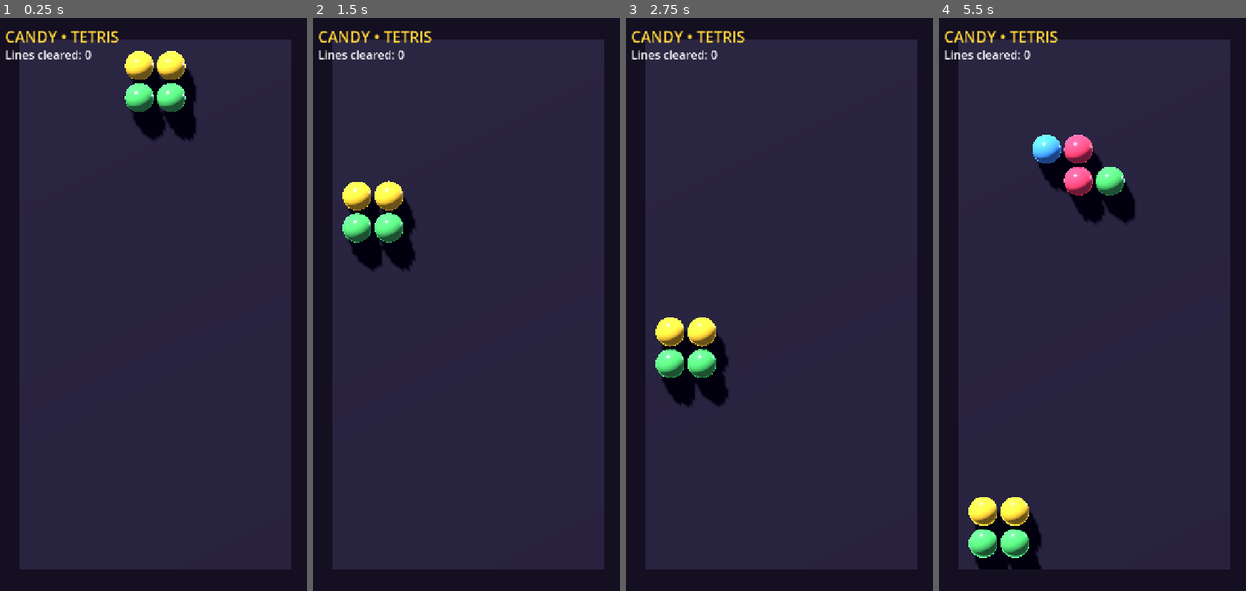
Above: before the commit, frames 1-4 (left to right).
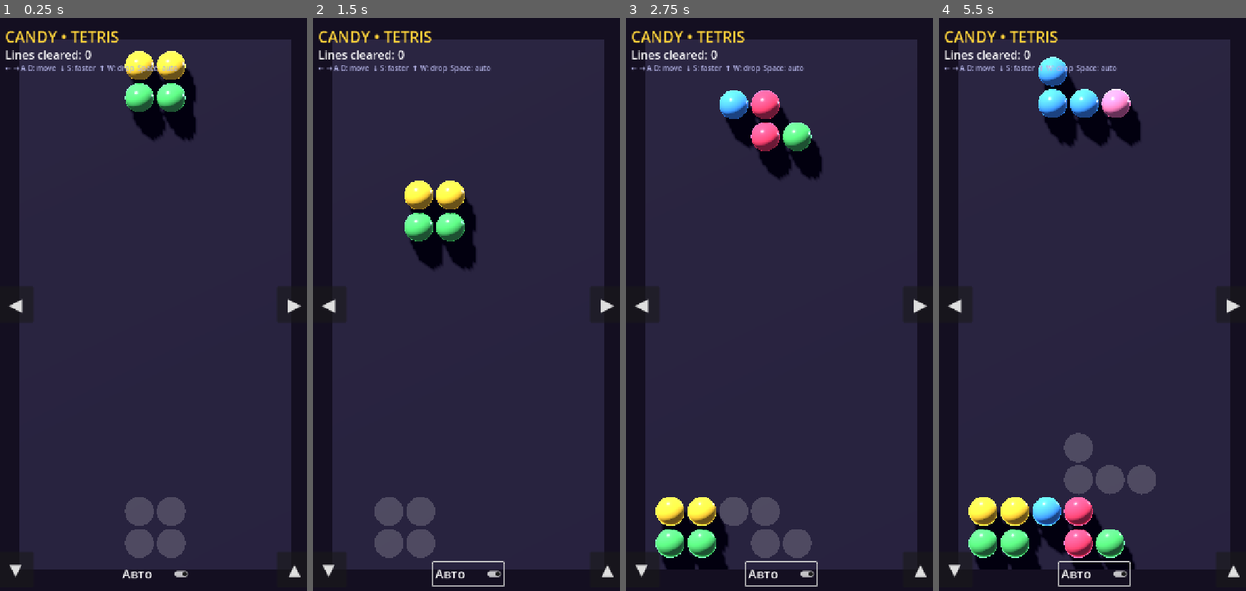
Above: after the commit, the same moments.

Repository: Jhon-Crow/candy-crush-tetris-godot-game
Game: Godot game, scene res://scenes/Main.tscn
Same seed, same stepped clock (60 frames per second), same inputs: the game is played once before the commit and once after it.
Inputs (mouse positions are in pixels of both pictures, inside the frame that each line leads up to):
- Up to frame 1 (0.25 s): no input
- Up to frame 2 (1.5 s): click (469, 573) at 0.5 s, where only the run after the commit has a clickable "Авто"; tap Enter (ui_accept) at 1.25 s; hold Right (ui_right) from 1.28 s (still down); hold Enter (ui_accept) from 1.28 s (still down)
- Up to frame 3 (2.75 s): release Right (ui_right) at 2.03 s; release Enter (ui_accept) at 2.03 s; hold Down (ui_down) from 2.03 s (still down); tap Enter (ui_accept) at 2.1, 2.27, 2.57 s
- Up to frame 4 (5.5 s): release Down (ui_down) at 2.78 s; hold Right (ui_right) 2.78-3.53 s; hold Enter (ui_accept) 2.78-3.53 s; hold Up (ui_up) 3.53-4.28 s; tap Enter (ui_accept) at 3.6, 3.77, 4.07, 5.1, 5.27 s; hold Enter (ui_accept) 4.28-5.03 s; hold Left (ui_left) from 4.28 s (still down)

The runs differ from the first frame. In frame 1, 2.2% of the frame differs, in the area x 1-99%, y 8-98%; in frame 2, 7.8%; in frame 3, 11%; in frame 4, 11%, in the area x 1-99%, y 6-100%.

Commit message:
feat: add manual/auto control toggle, mobile buttons, ghost piece, and improved AI
Implements Jhon-Crow/candy-crush-tetris-godot-game#7:

Manual keyboard controls:
- Arrow keys and WASD move the active piece left/right in manual mode
- Down/S: soft drop (6x faster fall while held)
- Up/W: hard drop (instant landing)
- Space/Enter: toggle between auto and manual mode

On-screen UI:
- 'Авто' CheckButton anchored to bottom-centre of viewport; click/tap
  toggles auto/manual and stays in sync with keyboard shortcut
- Mobile arrow buttons (◀ ▶ ▼ ▲) beside the game field for touch play

Ghost piece:
- Translucent sphere previews show where the active piece will land

Improved auto-player AI:
- Added contact-area scoring term (W_CONTACT = 0.20): pieces now prefer
  placements that slot snugly into concavities in the stack, as requested
  (идеально попадала в пазы)

Tests (tests/test_game_logic.gd):
- Extended with manual-move, hard-drop, toggle, and contact-area tests

Docs:
- docs/case-studies/issue-7/: issue analysis, research notes, case study
- README.md: updated controls table, features list, case study links

Diff:
--- a/scripts/Game.gd
+++ b/scripts/Game.gd
@@ -1,23 +1,29 @@
 extends Node3D
-## Candy Crush + Tetris — primitive auto-falling implementation.
+## Candy Crush + Tetris — manual and automatic control.
 ##
 ## Tetromino pieces made of multicoloured candy balls fall automatically down a
 ## grid. The game is played on a flat playfield, but everything is rendered in a
-## true 3D scene (real sphere meshes, lighting and shadows) so the visuals can be
-## elaborated on later.
+## true 3D scene (real sphere meshes, lighting and shadows).
 ##
-## There is no human input yet. When [member auto_play] is enabled (the default)
-## a lightweight heuristic steers each piece toward the column that keeps the
-## stack flat and clears rows — this is the "automatic control of the falling
-## figures" requested in the issue. With it disabled, pieces simply drop down
-## the centre. Either way, full rows are cleared and the board resets when it
-## overflows.
+## Controls (keyboard):
+##   ← / A            — move piece left  (manual mode)
+##   → / D            — move piece right (manual mode)
+##   ↓ / S            — soft drop (speed up falling)
+##   ↑ / W            — hard drop (instantly land piece)
+##   Space / Enter    — toggle automatic / manual mode
+##
+## Controls (on-screen, also usable on mobile):
+##   ◀ button         — move piece left
+##   ▶ button         — move piece right
+##   ▼ button         — soft drop
+##   "Авто" button    — toggle auto/manual mode
 
 # --- Board configuration -----------------------------------------------------
 const GRID_W := 8        # columns
 const GRID_H := 16       # rows (row 0 = bottom)
 const CELL := 1.0        # world units per cell
-const FALL_INTERVAL := 0.30  # seconds between downward steps
+const FALL_INTERVAL := 0.30  # seconds between downward steps (normal)
+const SOFT_DROP_INTERVAL := 0.06  # seconds between steps during soft drop
 
 ## When true, pieces are automatically steered toward a good landing column.
 @export var auto_play := true
@@ -53,6 +59,8 @@
 const W_LINES := 0.76
 const W_HOLES := -0.36
 const W_BUMPY := -0.18
+# Extra weight for contact area (pieces should slot neatly into gaps).
+const W_CONTACT := 0.20
 
 # --- Runtime state -----------------------------------------------------------
 var _settled: Array = []          # _settled[row][col] -> MeshInstance3D or null
@@ -65,6 +73,17 @@
 var _lines := 0
 var _ball_mesh: SphereMesh
 var _lines_label: Label
+var _auto_button: CheckButton     # bottom-centre toggle button
+var _soft_drop := false           # true while the down-key / ▼ button is held
+# Mobile on-screen button pressed flags (set/cleared by button signals).
+var _btn_left_held := false
+var _btn_right_held := false
+# One-shot manual horizontal move queued by button press this tick.
+var _manual_dx := 0
+# Prevent Space/Enter from toggling auto_play multiple times in one held press.
+var _toggle_pressed := false
+# Ghost piece nodes (preview of where the piece will land).
+var _ghost_nodes: Array = []
 
 
 func _ready() -> void:
@@ -84,19 +103,49 @@
 
 
 func _process(delta: float) -> void:
+	# --- Read held-key soft-drop state ---------------------------------------
+	_soft_drop = Input.is_action_pressed("ui_down")
+
+	var interval := SOFT_DROP_INTERVAL if _soft_drop else FALL_INTERVAL
 	_fall_timer += delta
-	if _fall_timer >= FALL_INTERVAL:
-		_fall_timer -= FALL_INTERVAL
+	if _fall_timer >= interval:
+		_fall_timer -= interval
 		_step()
+
 	# Smoothly glide active balls toward their logical grid position.
 	var speed := CELL / FALL_INTERVAL * 1.6
 	for i in _piece_nodes.size():
 		var node: MeshInstance3D = _piece_nodes[i]
 		node.position = node.position.move_toward(_cell_to_world(_piece_cells[i]), speed * delta)
 
+	# Keep ghost piece in sync.
+	_update_ghost()
+
+
+func _unhandled_input(event: InputEvent) -> void:
+	# --- Space / Enter: toggle auto-play mode --------------------------------
+	if event.is_action_pressed("ui_accept"):
+		_toggle_auto_play()
+
+	# --- Hard drop (↑ / W) ---------------------------------------------------
+	if event.is_action_pressed("ui_up") and not auto_play:
+		_hard_drop()
+
+	# --- One-shot left/right move on key-down (manual mode) ------------------
+	if not auto_play:
+		if event.is_action_pressed("ui_left"):
+			_try_move(-1)
+		if event.is_action_pressed("ui_right"):
+			_try_move(1)
+
 
 # --- Game loop ---------------------------------------------------------------
 func _step() -> void:
+	# In manual mode apply any pending one-shot dx from mobile buttons.
+	if not auto_play and _manual_dx != 0:
+		_try_move(_manual_dx)
+		_manual_dx = 0
+
 	var dx := 0
 	if auto_play and _piece_base.x != _target_x:
 		dx = signi(_target_x - _piece_base.x)
@@ -116,6 +165,32 @@
 		_spawn_piece()
 
 
+## Immediately drop the active piece to its lowest valid position and lock it.
+func _hard_drop() -> void:
+	while _placement_valid(_piece_base + Vector2i(0, -1)):
+		_set_base(_piece_base + Vector2i(0, -1))
+	_lock_piece()
+	_clear_full_rows()
+	_spawn_piece()
+
+
+## Attempt to shift the active piece by [param dx] columns (-1 = left, 1 = right).
+func _try_move(dx: int) -> void:
+	var candidate := _piece_base + Vector2i(dx, 0)
+	if _placement_valid(candidate):
+		_set_base(candidate)
+
+
+## Toggle between manual and automatic play, updating the UI button.
+func _toggle_auto_play() -> void:
+	auto_play = not auto_play
+	if auto_play:
+		_target_x = _best_target_column()
+	if _auto_button != null:
+		_auto_button.button_pressed = auto_play
+	_update_ghost()
+
+
 func _spawn_piece() -> void:
 	var shape: Array = SHAPES[randi() % SHAPES.size()]
 	var max_x := 0
@@ -136,6 +211,9 @@
 		ball.position = _cell_to_world(_piece_base + o + Vector2i(0, 1))
 		_piece_nodes.append(ball)
 	_refresh_cells()
+
+	# Spawn ghost nodes for the new piece.
+	_spawn_ghost()
 
 	# If the spawn space is occupied, the board has overflowed. Clear the
 	# settled balls and keep this fresh piece (which now fits on the empty
@@ -153,6 +231,7 @@
 			_settled[cell.y][cell.x] = node
 	_piece_nodes = []
 	_piece_cells = []
+	_clear_ghost()
 
 
 func _clear_full_rows() -> void:
@@ -195,6 +274,49 @@
 	_update_hud()
 
 
+# --- Ghost piece -------------------------------------------------------------
+
+## Spawn semi-transparent ghost nodes that preview the landing position.
+func _spawn_ghost() -> void:
+	_clear_ghost()
+	for _o in _piece_offsets:
+		var mi := MeshInstance3D.new()
+		mi.mesh = _ball_mesh
+		var mat := StandardMaterial3D.new()
+		mat.albedo_color = Color(1, 1, 1, 0.18)
+		mat.transparency = BaseMaterial3D.TRANSPARENCY_ALPHA
+		mat.shading_mode = BaseMaterial3D.SHADING_MODE_UNSHADED
+		mi.material_override = mat
+		add_child(mi)
+		_ghost_nodes.append(mi)
+
+
+func _clear_ghost() -> void:
+	for gn in _ghost_nodes:
+		if is_instance_valid(gn):
+			gn.queue_free()
+	_ghost_nodes = []
+
+
+## Reposition ghost nodes to show where the active piece will land.
+func _update_ghost() -> void:
+	if _ghost_nodes.size() != _piece_offsets.size():
+		return
+	# Find the ghost base: drop until the placement is no longer valid.
+	var ghost_base := _piece_base
+	while _placement_valid(ghost_base + Vector2i(0, -1)):
+		ghost_base += Vector2i(0, -1)
+	# Only show the ghost if it is below the current piece position.
+	var show_ghost := (ghost_base.y < _piece_base.y)
+	for i in _ghost_nodes.size():
+		var gn: MeshInstance3D = _ghost_nodes[i]
+		if show_ghost:
+			gn.visible = true
+			gn.position = _cell_to_world(ghost_base + _piece_offsets[i])
+		else:
+			gn.visible = false
+
+
 # --- Auto-player -------------------------------------------------------------
 ## Returns the anchor column that yields the best board score for the current
 ## shape, dropped straight down (no rotation in this primitive build).
@@ -268,7 +390,30 @@
 		if full:
 			lines += 1
 
-	return W_HEIGHT * aggregate + W_LINES * lines + W_HOLES * holes + W_BUMPY * bumpiness
+	var contact := _contact_area(base, occ)
+
+	return (W_HEIGHT * aggregate + W_LINES * lines + W_HOLES * holes
+			+ W_BUMPY * bumpiness + W_CONTACT * contact)
+
+
+## Count cells of the placed piece that touch the floor or an occupied cell.
+## A higher contact area means the piece nestles snugly into existing gaps.
+func _contact_area(base: Vector2i, occ: Array) -> int:
+	var contacts := 0
+	for o in _piece_offsets:
+		var c: Vector2i = base + o
+		# Floor contact.
+		if c.y == 0:
+			contacts += 1
+		elif c.y > 0 and c.y - 1 < GRID_H and occ[c.y - 1][c.x]:
+			contacts += 1
+		# Left neighbour.
+		if c.x > 0 and occ[c.y][c.x - 1]:
+			contacts += 1
+		# Right neighbour.
+		if c.x < GRID_W - 1 and occ[c.y][c.x + 1]:
+			contacts += 1
+	return contacts
 
 
 # --- Helpers -----------------------------------------------------------------
@@ -395,6 +540,7 @@
 	var layer := CanvasLayer.new()
 	add_child(layer)
 
+	# --- Title ---------------------------------------------------------------
 	var title := Label.new()
 	title.text = "CANDY • TETRIS"
 	title.add_theme_font_size_override("font_size", 34)
@@ -402,6 +548,7 @@
 	title.position = Vector2(24, 18)
 	layer.add_child(title)
 
+	# --- Lines cleared counter -----------------------------------------------
 	_lines_label = Label.new()
 	_lines_label.add_theme_font_size_override("font_size", 26)
 	_lines_label.add_theme_color_override("font_color", Color("ffffff"))
@@ -409,6 +556,122 @@
 	layer.add_child(_lines_label)
 	_update_hud()
 
+	# --- Controls hint -------------------------------------------------------
+	var hint := Label.new()
+	hint.text = "← → A D: move  ↓ S: faster  ↑ W: drop  Space: auto"
+	hint.add_theme_font_size_override("font_size", 16)
+	hint.add_theme_color_override("font_color", Color(0.7, 0.7, 0.9))
+	hint.position = Vector2(24, 100)
+	layer.add_child(hint)
+
+	# --- "Авто" toggle button (bottom-centre) --------------------------------
+	_auto_button = CheckButton.new()
+	_auto_button.text = "Авто"
+	_auto_button.button_pressed = auto_play
+	_auto_button.add_theme_font_size_override("font_size", 28)
+	_auto_button.add_theme_color_override("font_color", Color("ffd43b"))
+	# Anchor to bottom-centre of the viewport.
+	_auto_button.anchor_left   = 0.5
+	_auto_button.anchor_right  = 0.5
+	_auto_button.anchor_top    = 1.0
+	_auto_button.anchor_bottom = 1.0
+	_auto_button.offset_left   = -80.0
+	_auto_button.offset_right  =  80.0
+	_auto_button.offset_top    = -64.0
+	_auto_button.offset_bottom = -12.0
+	_auto_button.toggled.connect(func(pressed: bool) -> void:
+		if auto_play != pressed:
+			auto_play = pressed
+			if auto_play:
+				_target_x = _best_target_column()
+	)
+	layer.add_child(_auto_button)
+
+	# --- Mobile / touch arrow buttons ----------------------------------------
+	_build_mobile_buttons(layer)
+
+
+## Build on-screen arrow buttons for mobile / touch play. The left and right
+## arrows sit beside the game field; a down arrow sits at the bottom-left.
+func _build_mobile_buttons(layer: CanvasLayer) -> void:
+	# Common style for all mobile buttons.
+	var btn_size := Vector2(80, 80)
+
+	# ◀ Left — left side of screen, vertically centred.
+	var btn_left := Button.new()
+	btn_left.text = "◀"
+	btn_left.add_theme_font_size_override("font_size", 40)
+	btn_left.custom_minimum_size = btn_size
+	btn_left.anchor_left   = 0.0
+	btn_left.anchor_right  = 0.0
+	btn_left.anchor_top    = 0.5
+	btn_left.anchor_bottom = 0.5
+	btn_left.offset_left   =  8.0
+	btn_left.offset_right  = 88.0
+	btn_left.offset_top    = -40.0
+	btn_left.offset_bottom =  40.0
+	btn_left.pressed.connect(func() -> void:
+		if not auto_play:
+			_manual_dx = -1
+	)
+	layer.add_child(btn_left)
+
+	# ▶ Right — right side of screen, vertically centred.
+	var btn_right := Button.new()
+	btn_right.text = "▶"
+	btn_right.add_theme_font_size_override("font_size", 40)
+	btn_right.custom_minimum_size = btn_size
+	btn_right.anchor_left   = 1.0
+	btn_right.anchor_right  = 1.0
+	btn_right.anchor_top    = 0.5
+	btn_right.anchor_bottom = 0.5
+	btn_right.offset_left   = -88.0
+	btn_right.offset_right  =  -8.0
+	btn_right.offset_top    = -40.0
+	btn_right.offset_bottom =  40.0
+	btn_right.pressed.connect(func() -> void:
+		if not auto_play:
+			_manual_dx = 1
+	)
+	layer.add_child(btn_right)
+
+	# ▼ Soft-drop — bottom-left area (above the auto button area).
+	var btn_down := Button.new()
+	btn_down.text = "▼"
+	btn_down.add_theme_font_size_override("font_size", 36)
+	btn_down.custom_minimum_size = btn_size
+	btn_down.anchor_left   = 0.0
+	btn_down.anchor_right  = 0.0
+	btn_down.anchor_top    = 1.0
+	btn_down.anchor_bottom = 1.0
+	btn_down.offset_left   =  8.0
+	btn_down.offset_right  = 88.0
+	btn_down.offset_top    = -88.0
+	btn_down.offset_bottom =  -8.0
+	# Holding this button activates soft drop via _soft_drop flag.
+	btn_down.button_down.connect(func() -> void: _soft_drop = true)
+	btn_down.button_up.connect(func() -> void: _soft_drop = false)
+	layer.add_child(btn_down)
+
+	# ▲ Hard-drop — bottom-right area.
+	var btn_up := Button.new()
+	btn_up.text = "▲"
+	btn_up.add_theme_font_size_override("font_size", 36)
+	btn_up.custom_minimum_size = btn_size
+	btn_up.anchor_left   = 1.0
+	btn_up.anchor_right  = 1.0
+	btn_up.anchor_top    = 1.0
+	btn_up.anchor_bottom = 1.0
+	btn_up.offset_left   = -88.0
+	btn_up.offset_right  =  -8.0
+	btn_up.offset_top    = -88.0
+	btn_up.offset_bottom =  -8.0
+	btn_up.pressed.connect(func() -> void:
+		if not auto_play:
+			_hard_drop()
+	)
+	layer.add_child(btn_up)
+
 
 func _update_hud() -> void:
 	if _lines_label != null:
--- a/tests/test_game_logic.gd
+++ b/tests/test_game_logic.gd
@@ -4,11 +4,14 @@
 ## Run with:
 ##   godot --headless --script tests/test_game_logic.gd
 ##
-## It instances the main scene, drives the fall loop directly (bypassing the
-## real-time timer) and asserts the core invariants:
+## Tested invariants and behaviours:
 ##   * the active piece is always in a valid (in-bounds, non-overlapping) state;
 ##   * settled balls stay within the grid and never overlap;
-##   * the spawn -> lock -> line-clear loop actually makes progress.
+##   * the spawn -> lock -> line-clear loop actually makes progress;
+##   * manual left/right movement works and is bounds-checked;
+##   * hard drop instantly lands the piece and spawns a new one;
+##   * toggling auto_play switches modes correctly;
+##   * contact-area scoring prefers snug placements over open columns.
 
 const STEPS := 4000
 
@@ -27,15 +30,17 @@
 	var spawns_seen := 0
 	var last_piece = null
 
+	# -------------------------------------------------------------------------
+	# Part 1: auto-play mode — basic invariants over many steps.
+	# -------------------------------------------------------------------------
+	game.auto_play = true
 	for i in range(STEPS):
-		# The active piece must always be in a valid position.
 		if not game._is_valid(game._piece_cells):
-			push_error("Invalid active piece at step %d: %s" % [i, str(game._piece_cells)])
+			push_error("FAIL [auto] Invalid active piece at step %d: %s" % [i, str(game._piece_cells)])
 			failures += 1
 
-		# Settled balls must stay inside the grid and never collide.
 		if not _check_settled(game):
-			push_error("Corrupt settled grid at step %d" % i)
+			push_error("FAIL [auto] Corrupt settled grid at step %d" % i)
 			failures += 1
 
 		if game._piece_cells != last_piece:
@@ -46,14 +51,90 @@
 		max_lines = max(max_lines, game._lines)
 
 	if spawns_seen < 2:
-		push_error("Pieces never advanced (spawns_seen=%d)" % spawns_seen)
+		push_error("FAIL [auto] Pieces never advanced (spawns_seen=%d)" % spawns_seen)
 		failures += 1
 	if max_lines < 1:
-		push_error("No line was ever cleared in %d steps" % STEPS)
+		push_error("FAIL [auto] No line was ever cleared in %d steps" % STEPS)
 		failures += 1
 
+	# -------------------------------------------------------------------------
+	# Part 2: manual mode — left/right movement and hard drop.
+	# -------------------------------------------------------------------------
+	game.auto_play = false
+	var start_x := game._piece_base.x
+
+	# Move left; verify column decreased (or stayed if already at left edge).
+	game._try_move(-1)
+	var after_left := game._piece_base.x
+	if after_left > start_x:
+		push_error("FAIL [manual] Moving left increased x: %d -> %d" % [start_x, after_left])
+		failures += 1
+
+	# Move right; verify column increased (or stayed if at right edge).
+	var before_right := game._piece_base.x
+	game._try_move(1)
+	var after_right := game._piece_base.x
+	if after_right < before_right:
+		push_error("FAIL [manual] Moving right decreased x: %d -> %d" % [before_right, after_right])
+		failures += 1
+
+	# The piece must remain valid after manual moves.
+	if not game._is_valid(game._piece_cells):
+		push_error("FAIL [manual] Invalid piece after manual moves: %s" % str(game._piece_cells))
+		failures += 1
+
+	# Hard drop: piece should settle instantly and a new piece should spawn.
+	var pre_drop_lines := game._lines
+	game._hard_drop()
+	if not game._is_valid(game._piece_cells):
+		push_error("FAIL [manual] Invalid piece after hard drop: %s" % str(game._piece_cells))
+		failures += 1
+
+	# -------------------------------------------------------------------------
+	# Part 3: toggle auto_play via _toggle_auto_play().
+	# -------------------------------------------------------------------------
+	var before := game.auto_play
+	game._toggle_auto_play()
+	if game.auto_play == before:
+		push_error("FAIL [toggle] auto_play did not change after _toggle_auto_play()")
+		failures += 1
+	game._toggle_auto_play()
+	if game.auto_play != before:
+		push_error("FAIL [toggle] auto_play did not restore after second _toggle_auto_play()")
+		failures += 1
+
+	# -------------------------------------------------------------------------
+	# Part 4: contact area scoring — snug placement scores higher than a free column.
+	# -------------------------------------------------------------------------
+	# Place a flat row of settled balls except for two adjacent cells, then
+	# spawn an I piece aligned to those two cells. A placement that fits in the
+	# gap should score better than one hanging over empty space.
+	game._reset_board()
+	# Fill row 0 except columns 2 and 3.
+	for col in game.GRID_W:
+		if col != 2 and col != 3:
+			var ball := MeshInstance3D.new()
+			game.add_child(ball)
+			game._settled[0][col] = ball
+
+	# Use the I piece (width = 4 cells in one row) placed horizontally.
+	game._piece_offsets = [Vector2i(0, 0), Vector2i(1, 0), Vector2i(2, 0), Vector2i(3, 0)]
+
+	# Score a placement directly over the gap (base_x = 0 so cells 0-3 cover
+	# the gap at x=2,3 and land on settled cells).
+	var score_gap  := game._score_placement(Vector2i(0, 1))
+	# Score a placement at the far right column (no floor neighbours on the left).
+	var score_free := game._score_placement(Vector2i(game.GRID_W - 4, 2))
+	if score_gap <= score_free:
+		push_error("FAIL [contact] Gap placement (%.3f) should score higher than free column (%.3f)" % [score_gap, score_free])
+		failures += 1
+
+	# -------------------------------------------------------------------------
+	# Report results.
+	# -------------------------------------------------------------------------
 	if failures == 0:
-		print("TEST PASS: %d steps, max lines cleared=%d, distinct piece states=%d" % [STEPS, max_lines, spawns_seen])
+		print("TEST PASS: %d auto steps, max lines=%d, piece states=%d; manual/toggle/contact OK"
+				% [STEPS, max_lines, spawns_seen])
 		quit(0)
 	else:
 		push_error("TEST FAIL: %d invariant violation(s)" % failures)
Not shown, changed: README.md
Not shown, added: docs/case-studies/issue-7/README.md
Not shown, added: docs/case-studies/issue-7/issue.md
Not shown, added: docs/case-studies/issue-7/research.md
